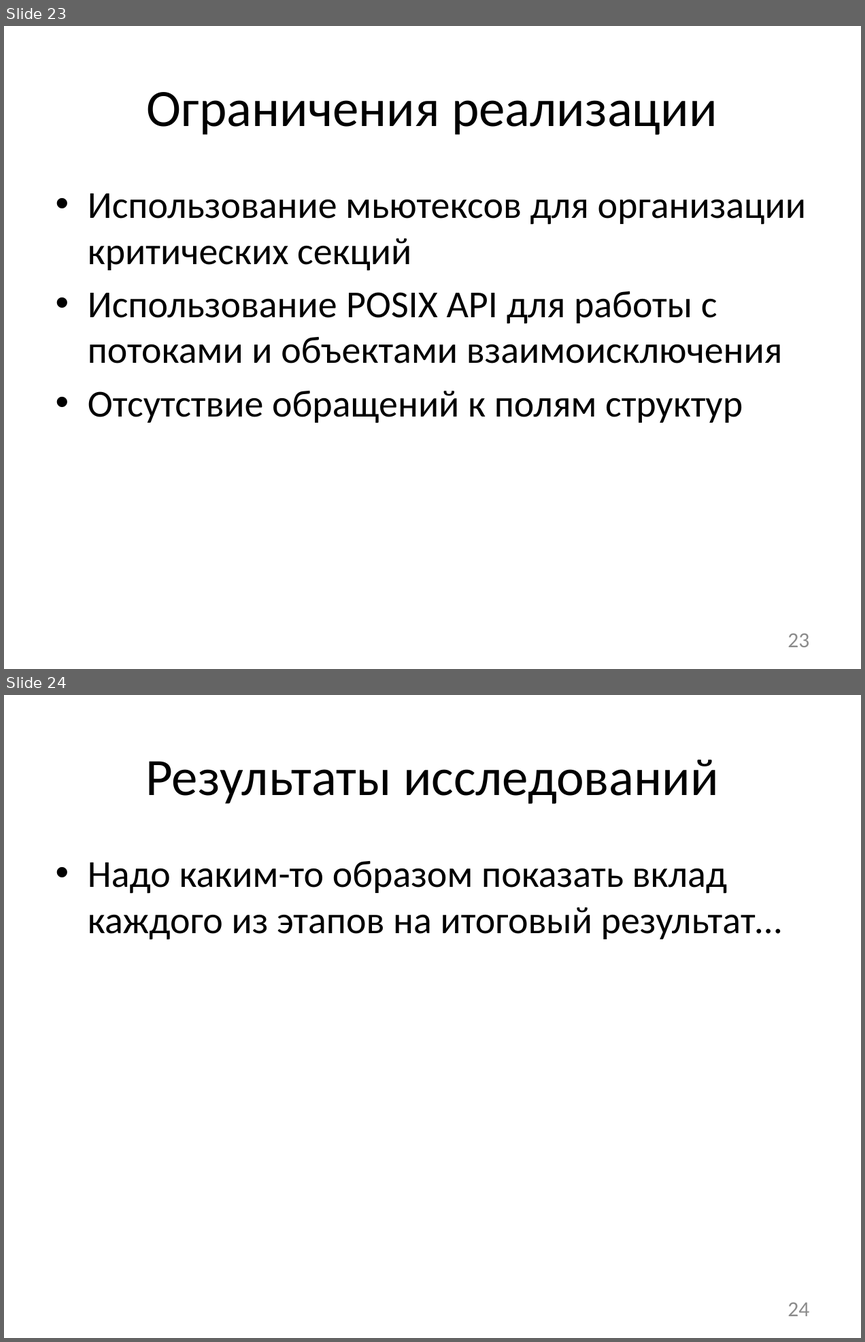
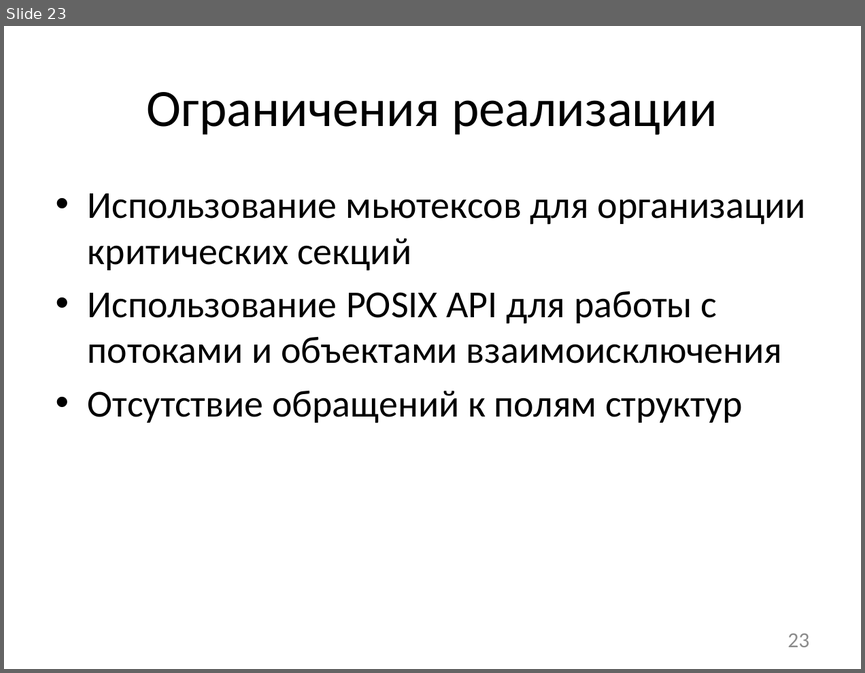
Before and after one commit to afrolovskiy/diplom, a slide deck: presentations/diplom/static race detection.pptx. Shown one above the other, each under a label of ours: slides 23 and 24 before the commit, slide 23 after it. The pictures are 865x1342 and 865x673 pixels, drawn with LibreOffice and Linux fonts; fonts in the diff are those of the drawing. Boxes give left, top, right and bottom in pixels: in the first picture for what was removed or moved away, otherwise in the second. Text is boxed around its words. In the diff, an @@ line names an element or a change of style, - is before the commit and + after.

```diff
--- a/presentations/diplom/static race detection.pptx
+++ b/presentations/diplom/static race detection.pptx
@@ slide 24 removed at [4, 695, 861, 1338], background #FFFFFF @@
@@ title removed at [145, 760, 719, 804] @@
-Результаты исследований
@@ text removed at [88, 861, 782, 940] @@
-• Надо каким-то образом показать вклад каждого из этапов на итоговый результат…
@@ page number removed at [787, 1302, 809, 1316] @@
-24
```
Also in this commit, not shown: 5 slides added.
